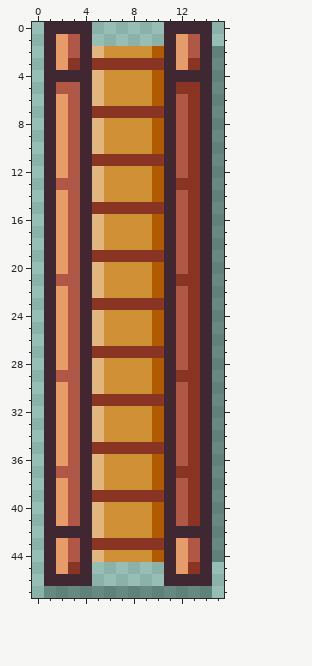
A pixel-art file gets an edit: art_src/zen_farm/bridge_v.aseprite. The picture above was drawn from the file before the commit.
16x48 pixels, 1 frame.
Now the later version:
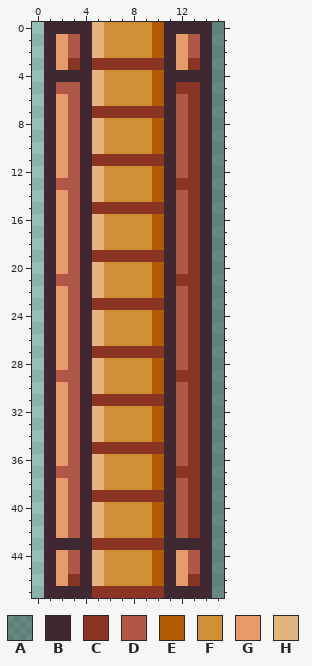
Palette (. is transparent): A #152a295c  B #3f2832  C #8a3524  D #b05845  E #b05b02  F #d09035  G #e69c69  H #e2b57e
From old to new:
Changed rows in their new state; - is an unchanged pixel.
first column x 5:
 0 HFFFFE----A
 1 HFFFFE----A
first column x 1:
42 -GD--------DC--
43 -BB--------BB--
45 --D-HFFFFE--D-A
46 -GC-HFFFFE-GC-A
47 BBBBCCCCCCBBBBA
